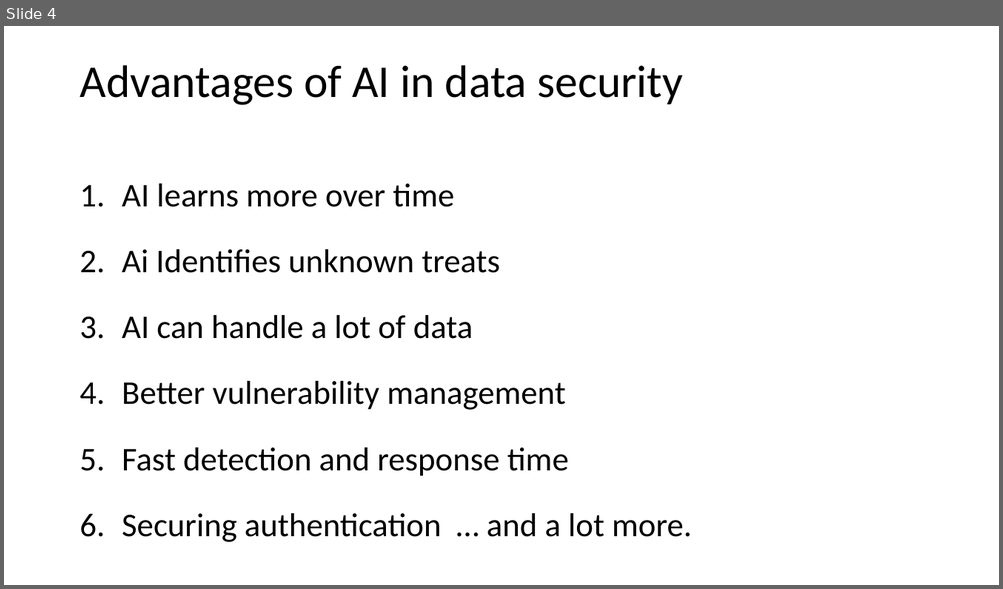
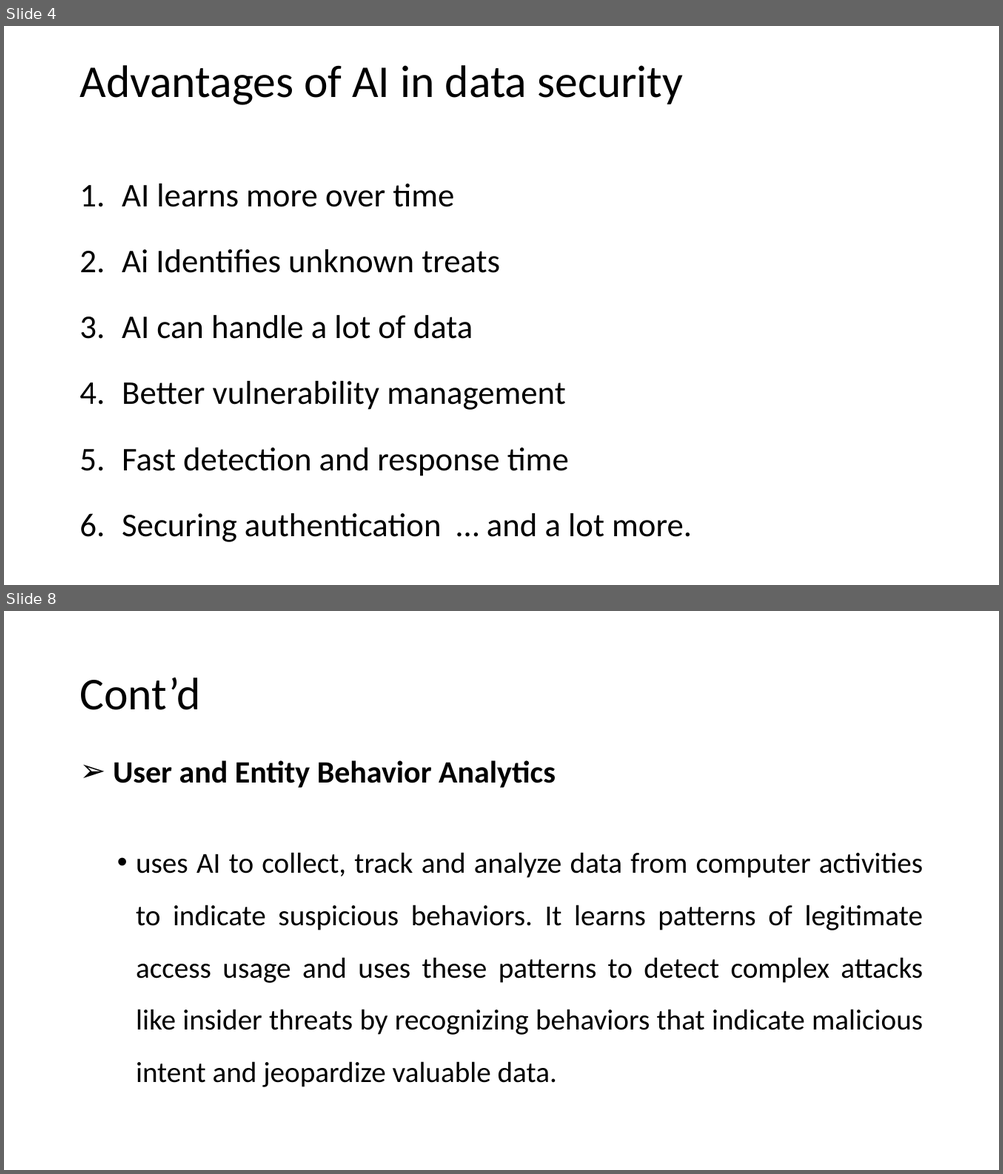
Before and after one commit to hshehabu/AI-in-data-security, a slide deck: Application of AI in Data Security.pptx. Shown one above the other, each under a label of ours: slide 4 before the commit, slides 4 and 8 after it; the slides between them are not shown. The pictures are 1003x589 and 1003x1174 pixels, drawn with LibreOffice and Linux fonts; fonts in the diff are those of the drawing. Boxes give left, top, right and bottom in pixels: in the first picture for what was removed or moved away, otherwise in the second. Text is boxed around its words. In the diff, an @@ line names an element or a change of style, - is before the commit and + after.

Commit message:
ai in data security

```diff
--- a/Application of AI in Data Security.pptx
+++ b/Application of AI in Data Security.pptx
@@ slide 8 added at bbox=[4, 611, 999, 1170], background #FFFFFF @@
@@ title added at bbox=[79, 678, 200, 710], 44 pt, text #000000 @@
+Cont’d
@@ text added at bbox=[113, 760, 923, 1088], 28 pt, text #000000 @@
+➢ User and Entity Behavior Analytics
+  • uses AI to collect, track and analyze data from computer activities to indicate suspicious behaviors. It learns patterns of legitimate access usage and uses these patterns to detect complex attacks like insider threats by recognizing behaviors that indicate malicious intent and jeopardize valuable data.
```
Also in this commit, not shown: 3 slides changed, 16 other slides added, 1 other file.
